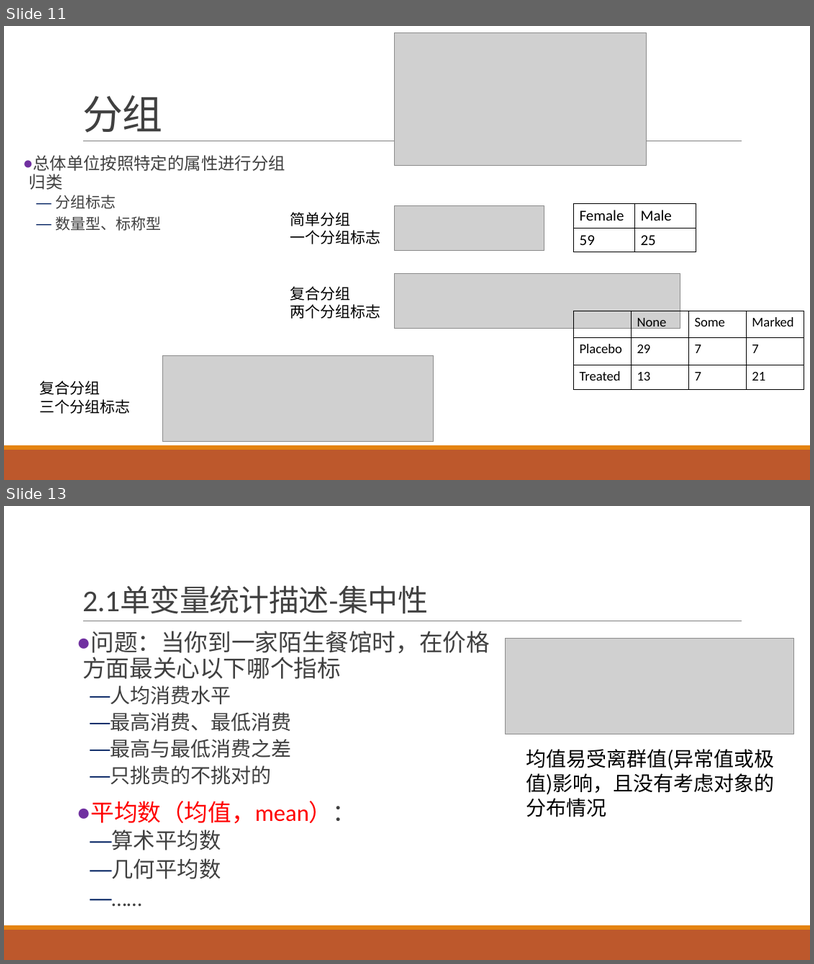
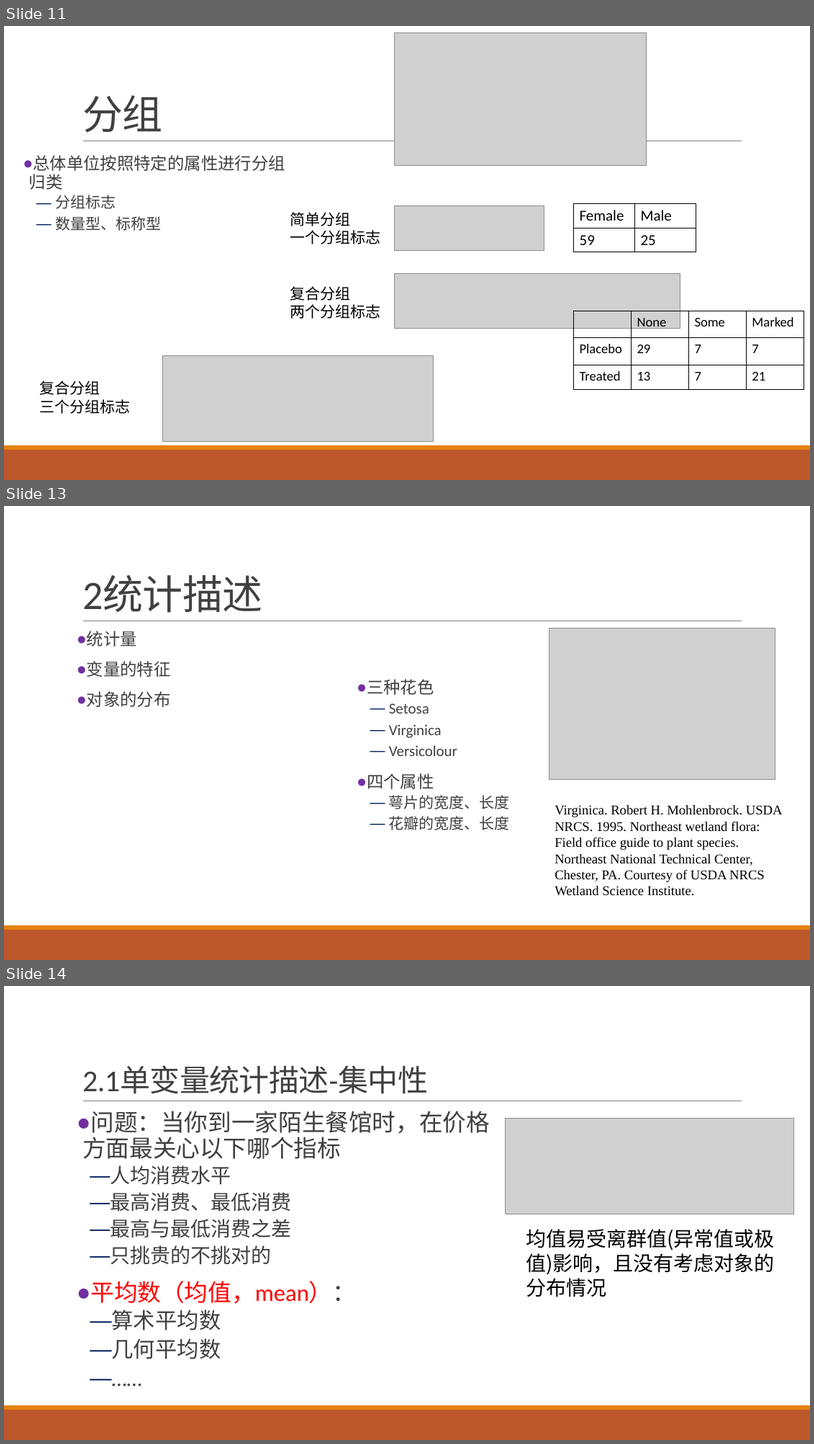
Before and after one commit to exoplanetX/DataAnalytics, a slide deck: 数据分析-3-探索性分析.pptx. Shown one above the other, each under a label of ours: slides 11 and 13 before the commit, slides 11, 13 and 14 after it; the slides between them are not shown. The pictures are 814x964 and 814x1444 pixels, drawn with LibreOffice and Linux fonts; fonts in the diff are those of the drawing; grey boxes stand for pictures. Boxes give left, top, right and bottom in pixels: in the first picture for what was removed or moved away, otherwise in the second. Text is boxed around its words. In the diff, an @@ line names an element or a change of style, - is before the commit and + after.

```diff
--- a/数据分析-3-探索性分析.pptx
+++ b/数据分析-3-探索性分析.pptx
@@ slide 13 added at (x1=4, y1=506, x2=810, y2=960), background #FFFFFF; not listed: 3 template elements that a slide beside it also shows @@
@@ title added at (x1=82, y1=576, x2=263, y2=613), 48 pt, text #404040 @@
+2统计描述
@@ text added at (x1=87, y1=631, x2=171, y2=707), 20 pt, text #404040 @@
+● 统计量
+● 变量的特征
+● 对象的分布
@@ picture added at (x1=549, y1=628, x2=776, y2=780) @@
@@ text added at (x1=367, y1=679, x2=510, y2=830), 18 pt, text #404040 @@
+● 三种花色
+  — Setosa
+  — Virginica
+  — Versicolour
+● 四个属性
+  — 萼片的宽度、长度
+  — 花瓣的宽度、长度
@@ text added at (x1=555, y1=805, x2=783, y2=896), 16 pt, text #000000 @@
+Virginica. Robert H. Mohlenbrock. USDA NRCS. 1995. Northeast wetland flora: Field office guide to plant species. Northeast National Technical Center, Chester, PA. Courtesy of USDA NRCS Wetland Science Institute.
@@ what was slide 13 is now slide 14 @@
```
Also in this commit, not shown: 2 slides changed.
